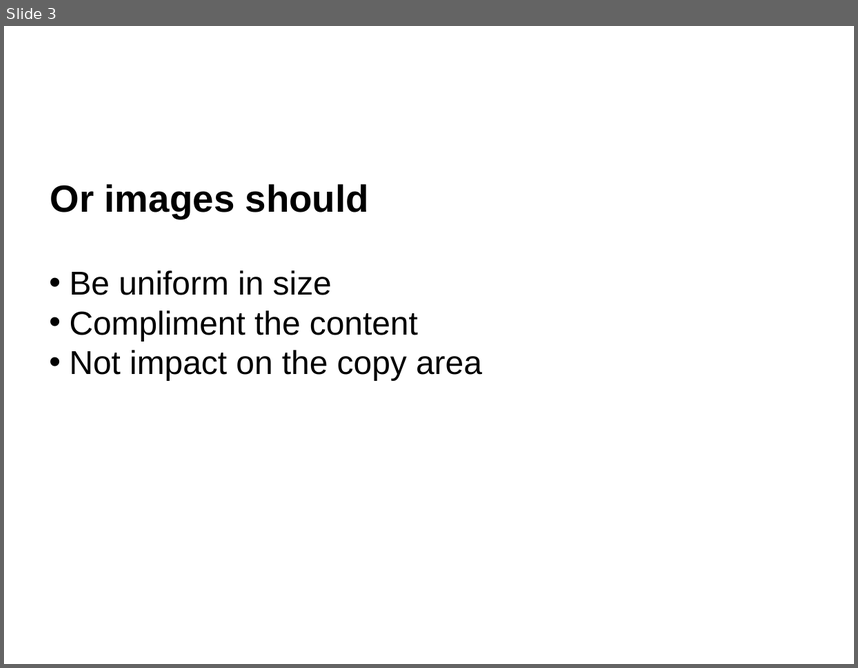
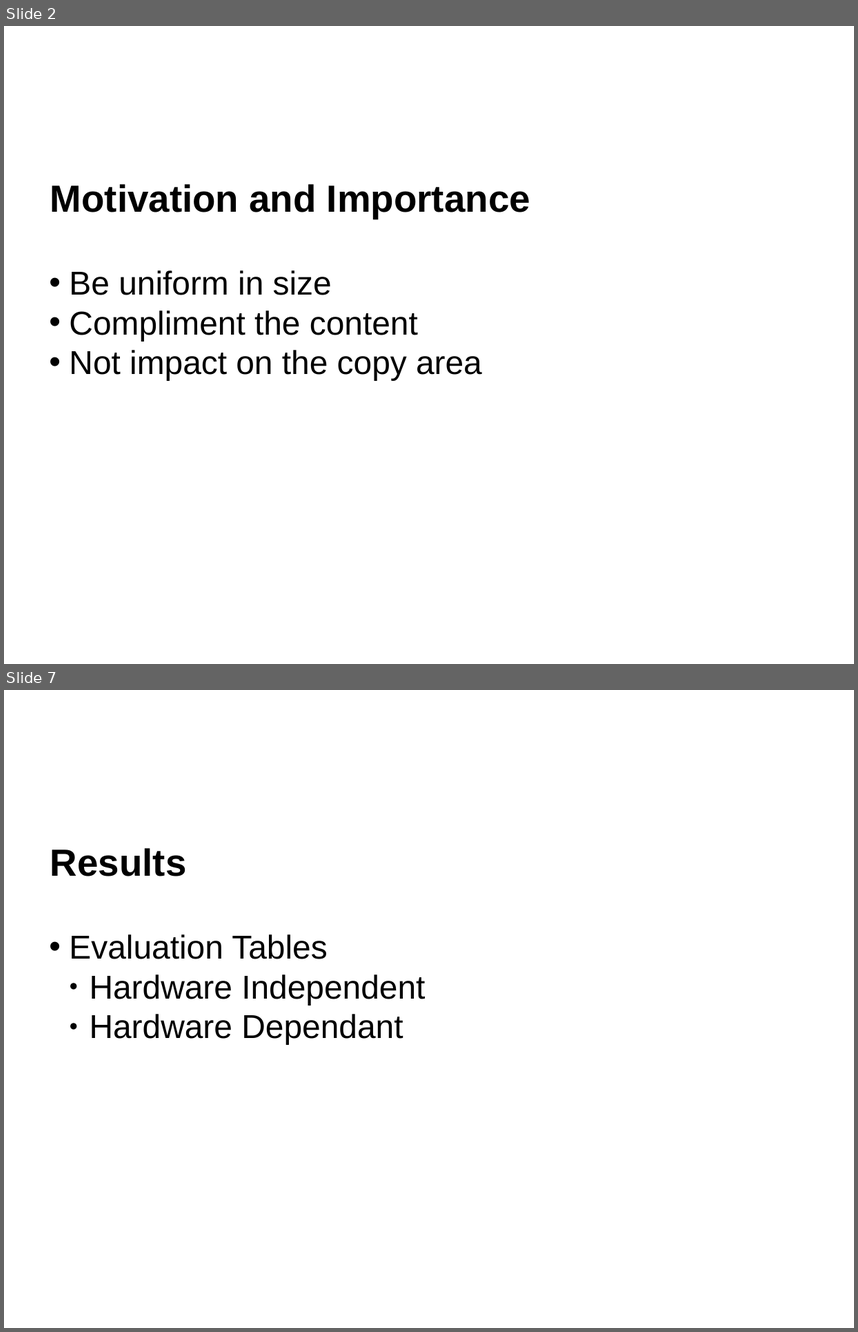
Before and after one commit to qian-liu/2nd_year_short_report, a slide deck: 2nd_year_int.pptx. Shown one above the other, each under a label of ours: slide 3 before the commit, slides 2 and 7 after it; the slides between them are not shown. The pictures are 858x668 and 858x1332 pixels, drawn with LibreOffice and Linux fonts; fonts in the diff are those of the drawing; background and template pictures are left out. Boxes give left, top, right and bottom in pixels: in the first picture for what was removed or moved away, otherwise in the second. Text is boxed around its words. In the diff, an @@ line names an element or a change of style, - is before the commit and + after.

```diff
--- a/2nd_year_int.pptx
+++ b/2nd_year_int.pptx
@@ slide 7 added at (4,690,854,1328), background #FFFFFF @@
@@ text added at (50,848,187,876), 32 pt, text #000000, bold @@
+Results
@@ text added at (69,934,425,1045), 28 pt, text #000000 @@
+• Evaluation Tables
+  ● Hardware Independent
+  ● Hardware Dependant
@@ what was slide 3 is now slide 2 @@
@@ slide 2 changed as well @@
@@ text at (50,184,530,219): text changed @@
-Or images should
+Motivation and Importance
```
Also in this commit, not shown: 1 other slide changed, 8 other slides added, 2 slides removed, 41 other files.
